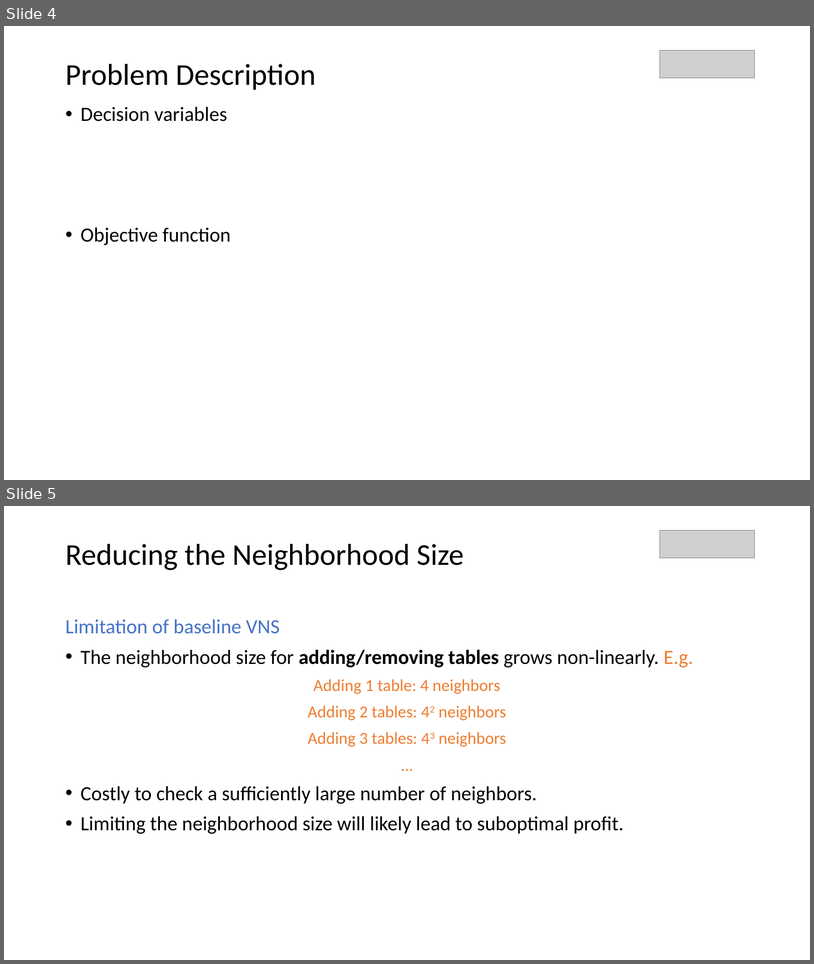
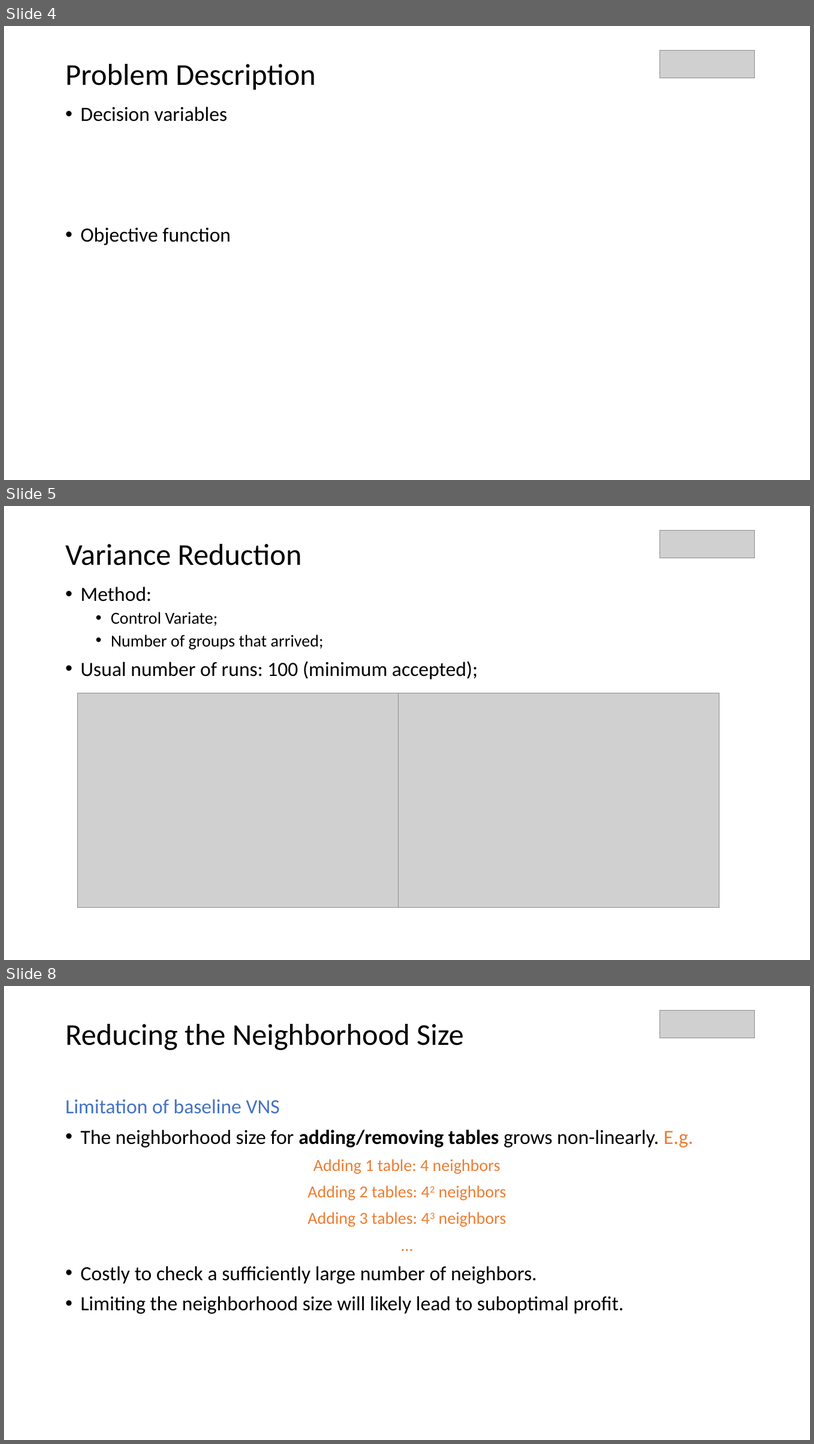
Before and after one commit to parkjan4/OptSim, a slide deck: Presentation.pptx. Shown one above the other, each under a label of ours: slides 4 and 5 before the commit, slides 4, 5 and 8 after it; the slides between them are not shown. The pictures are 814x964 and 814x1444 pixels, drawn with LibreOffice and Linux fonts; fonts in the diff are those of the drawing; grey boxes stand for pictures. Boxes give left, top, right and bottom in pixels: in the first picture for what was removed or moved away, otherwise in the second. Text is boxed around its words. In the diff, an @@ line names an element or a change of style, - is before the commit and + after.

Commit message:
presentation_update

```diff
--- a/Presentation.pptx
+++ b/Presentation.pptx
@@ slide 5 added at box(4, 506, 810, 960), background #FFFFFF @@
@@ picture added at box(660, 530, 755, 558) @@
@@ text added at box(65, 544, 302, 565), 36 pt, text #000000 @@
+Variance Reduction
@@ text added at box(81, 586, 478, 679), 24 pt, text #000000 @@
+• Method:
+  • Control Variate;
+  • Number of groups that arrived;
+• Usual number of runs: 100 (minimum accepted);
@@ picture added at box(77, 693, 398, 907) @@
@@ picture added at box(398, 693, 720, 907) @@
@@ what was slide 5 is now slide 8 @@
```
Also in this commit, not shown: 2 other slides added, 2 other files.
